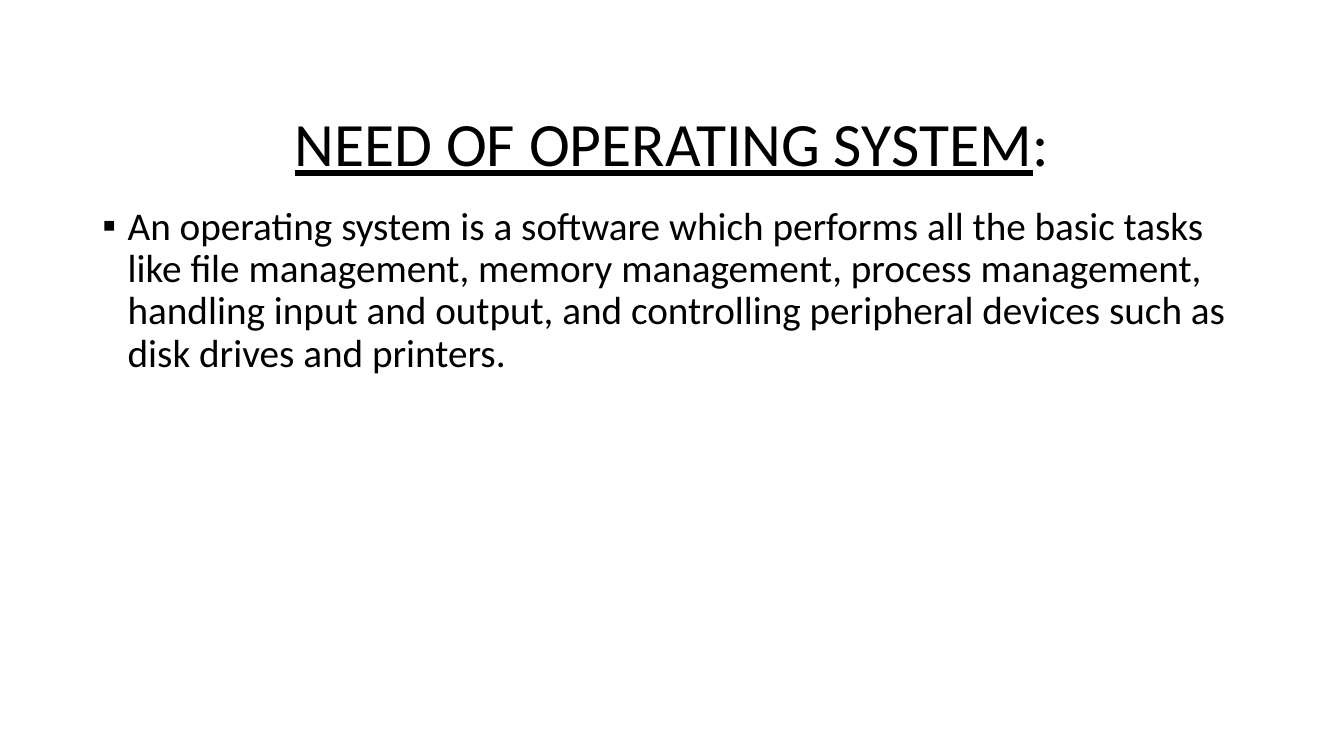
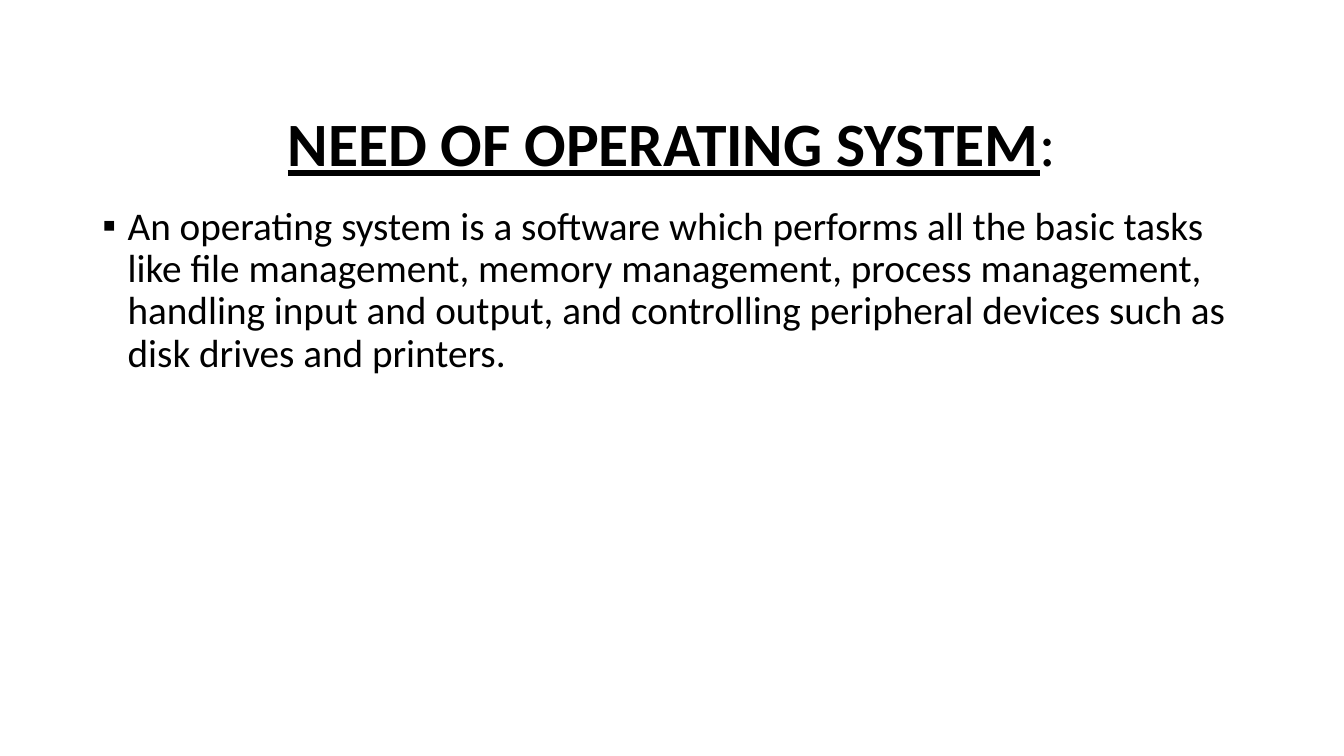
Before and after one commit to MENAGAMM/BPM, a slide deck: slide 2 of INTRODUCTION TO OPERATING SYSTEM.pptx. Drawn at 1344x756 pixels with LibreOffice and Linux fonts; fonts in the diff are those of the drawing. Boxes give left, top, right and bottom in pixels: in the first picture for what was removed or moved away, otherwise in the second. Text is boxed around its words. In the diff, an @@ line names an element or a change of style, - is before the commit and + after.

```diff
--- a/INTRODUCTION TO OPERATING SYSTEM.pptx
+++ b/INTRODUCTION TO OPERATING SYSTEM.pptx
@@ title "NEED OF OPERATING SYSTEM:" at box(288, 125, 1057, 176): bold on @@
```
Also in this commit, not shown: 5 other slides changed, 1 slide added, 1 slide removed, 1 other file.
